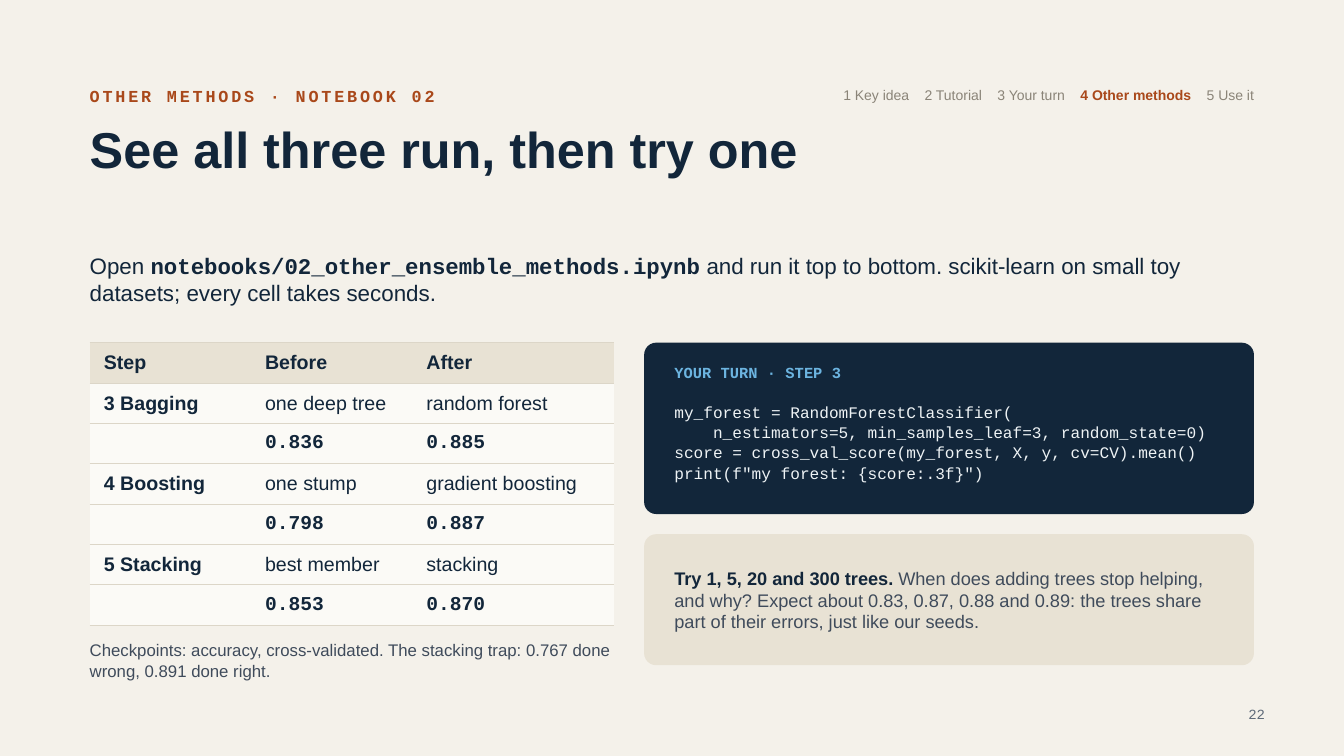
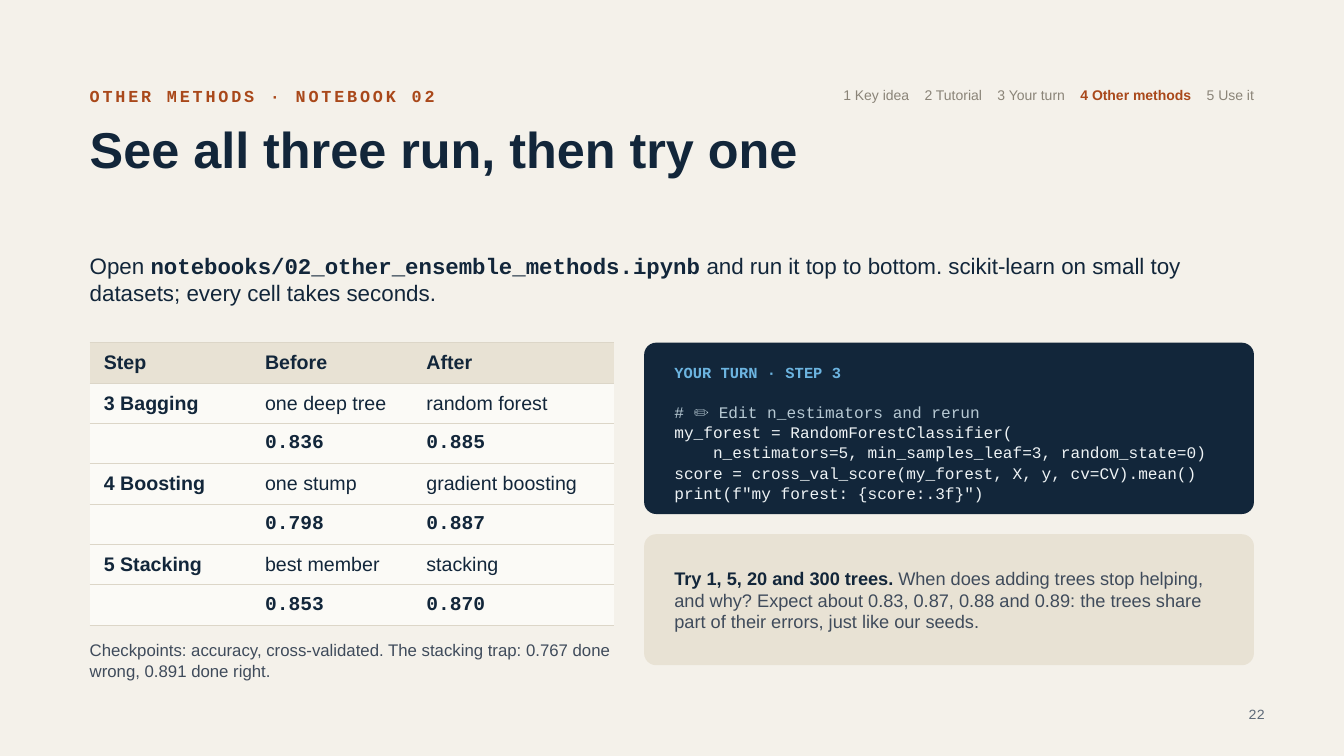
Before and after one commit to damianlapenavidal/ensemble-workshop, a slide deck: slide 22 of slides/ensemble-workshop.pptx. Drawn at 1344x756 pixels with LibreOffice and Linux fonts; fonts in the diff are those of the drawing. Boxes give left, top, right and bottom in pixels: in the first picture for what was removed or moved away, otherwise in the second. Text is boxed around its words. In the diff, an @@ line names an element or a change of style, - is before the commit and + after.

```diff
--- a/slides/ensemble-workshop.pptx
+++ b/slides/ensemble-workshop.pptx
@@ text at [719,406,979,420]: paragraph added @@
+# ✏️ Edit n_estimators and rerun
```
Also in this commit, not shown: 16 other slides changed, 1 slide removed, 3 other files.
